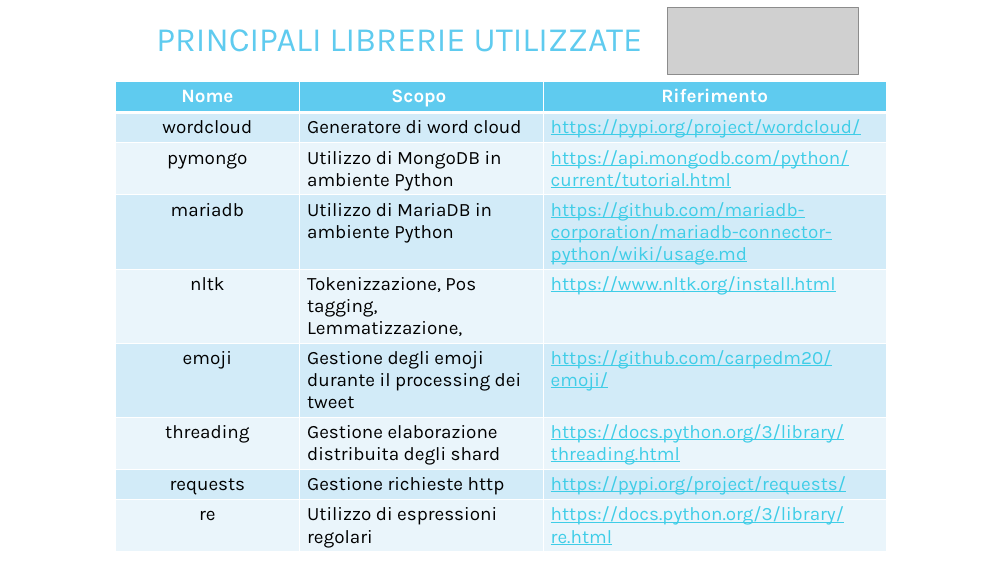
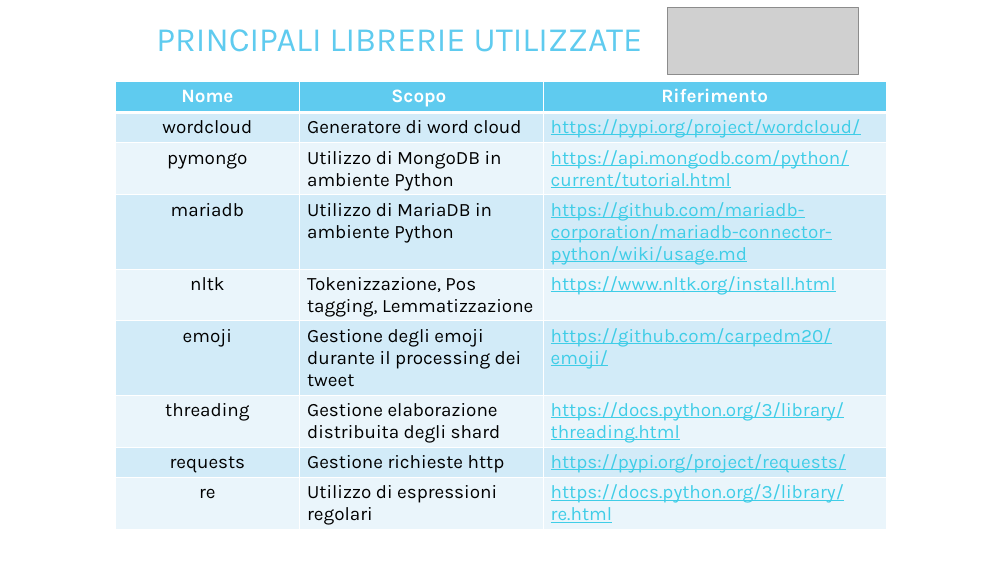
Before and after one commit to moamedterzo/MAADB, a slide deck: slide 9 of Docs/Presentazione.PPTX (slide 8 before the commit). Drawn at 1008x567 pixels with LibreOffice and Linux fonts; fonts in the diff are those of the drawing; grey boxes stand for pictures. Boxes give left, top, right and bottom in pixels: in the first picture for what was removed or moved away, otherwise in the second. Text is boxed around its words. In the diff, an @@ line names an element or a change of style, - is before the commit and + after.

```diff
--- a/Docs/Presentazione.PPTX
+++ b/Docs/Presentazione.PPTX
@@ table at box(115, 82, 886, 537) @@
-row 5, column 2: Tokenizzazione, Pos tagging, Lemmatizzazione,
+row 5, column 2: Tokenizzazione, Pos tagging, Lemmatizzazione
```
Also in this commit, not shown: 4 other slides changed, 1 slide added.
